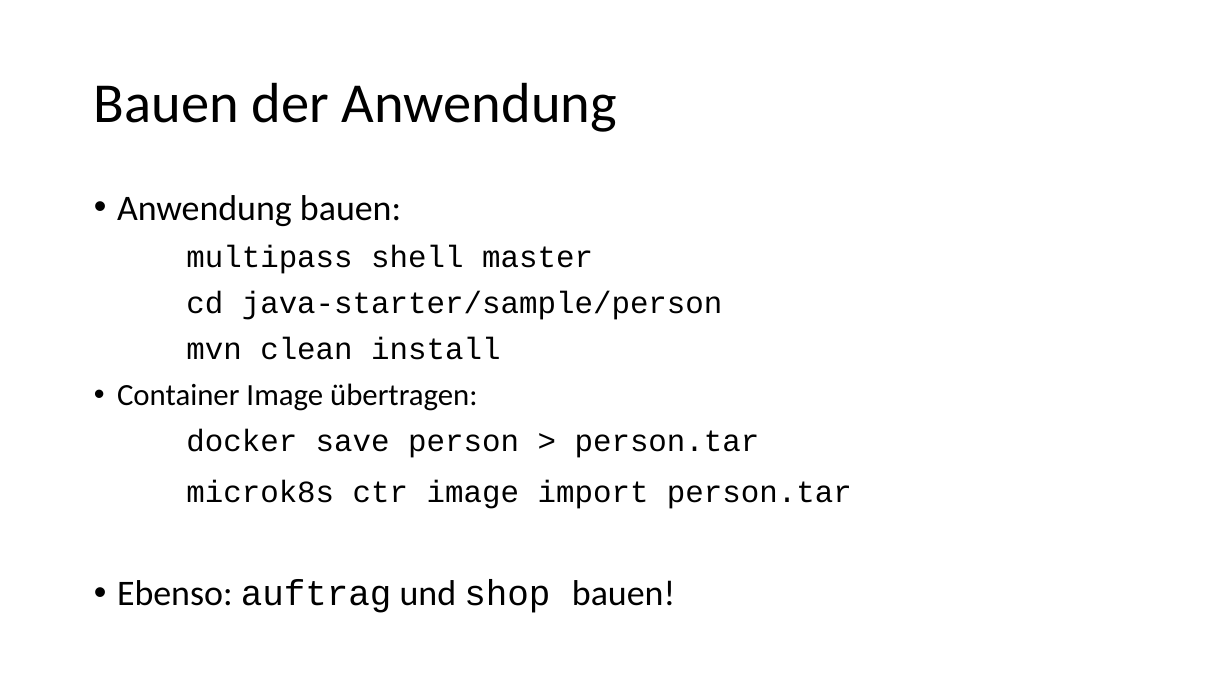
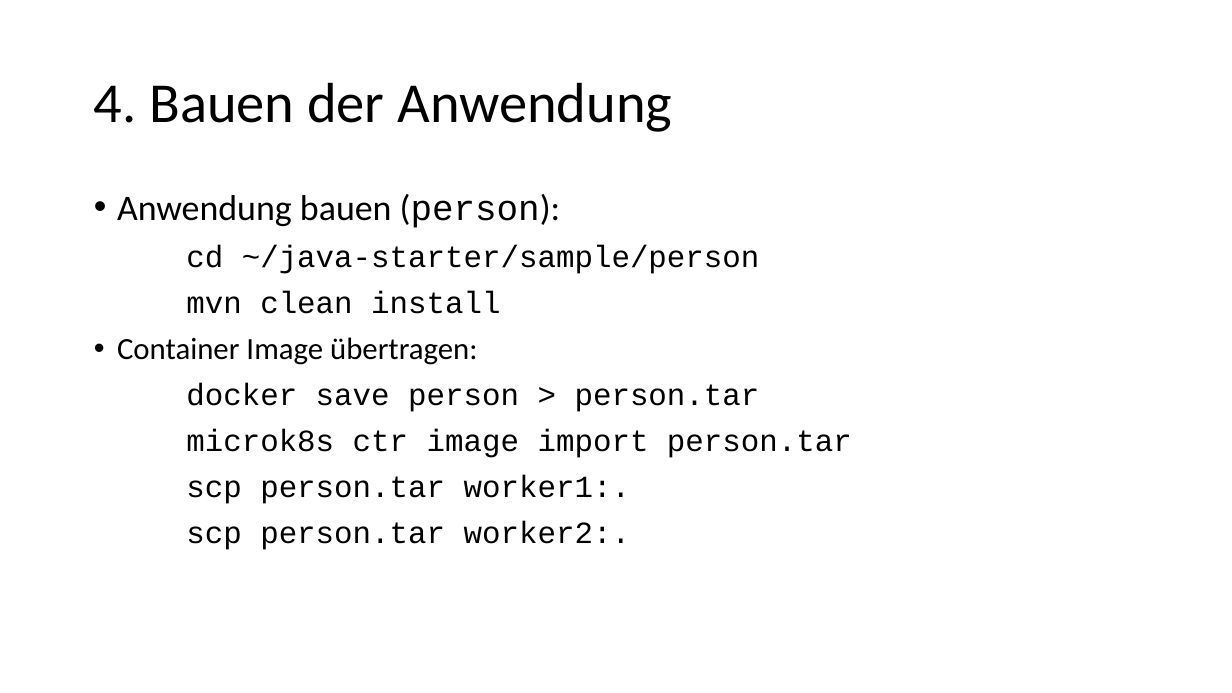
Before and after one commit to igeldo/PR4-SoSe23, a slide deck: slide 9 of sample/kubernetes/Bring your own device - Teil 2.pptx (slide 6 before the commit). Drawn at 1232x693 pixels with LibreOffice and Linux fonts; fonts in the diff are those of the drawing. Boxes give left, top, right and bottom in pixels: in the first picture for what was removed or moved away, otherwise in the second. Text is boxed around its words. In the diff, an @@ line names an element or a change of style, - is before the commit and + after.

```diff
--- a/sample/kubernetes/Bring your own device - Teil 2.pptx
+++ b/sample/kubernetes/Bring your own device - Teil 2.pptx
@@ title at (94,82,672,132): text changed @@
-Bauen der Anwendung
+4. Bauen der Anwendung
@@ text at (117,194,760,274): text changed @@
-• Anwendung bauen:
-multipass shell master
-cd java-starter/sample/person
+• Anwendung bauen (person):
+cd ~/java-starter/sample/person
@@ text at (186,475,630,550): text changed; size 28 to 24 pt; font Calibri to Courier New @@
-• Ebenso: auftrag und shop bauen!
+scp person.tar worker1:.
+scp person.tar worker2:.
```
Also in this commit, not shown: 6 other slides changed, 9 slides added, 2 other files.
